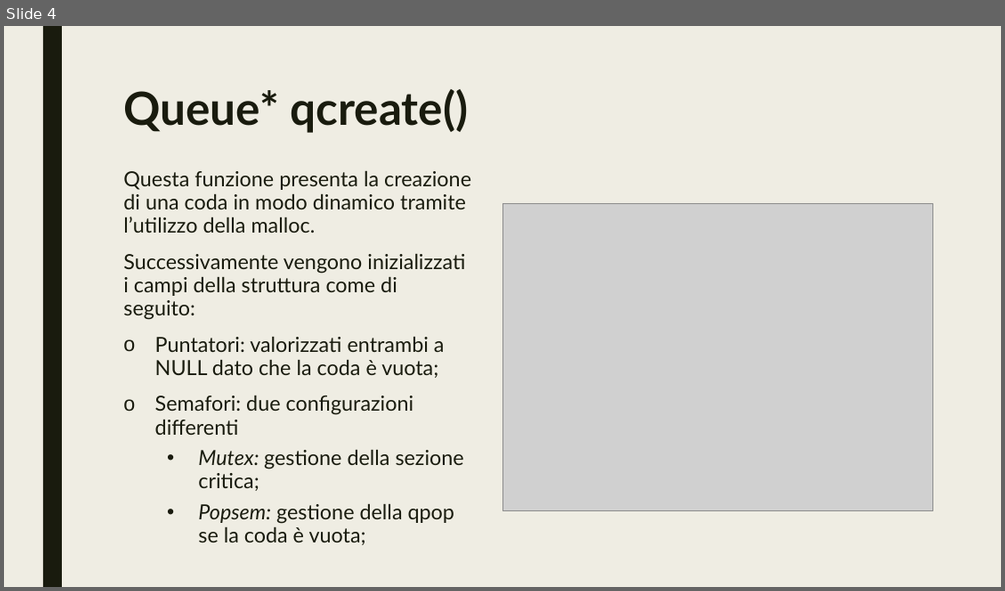
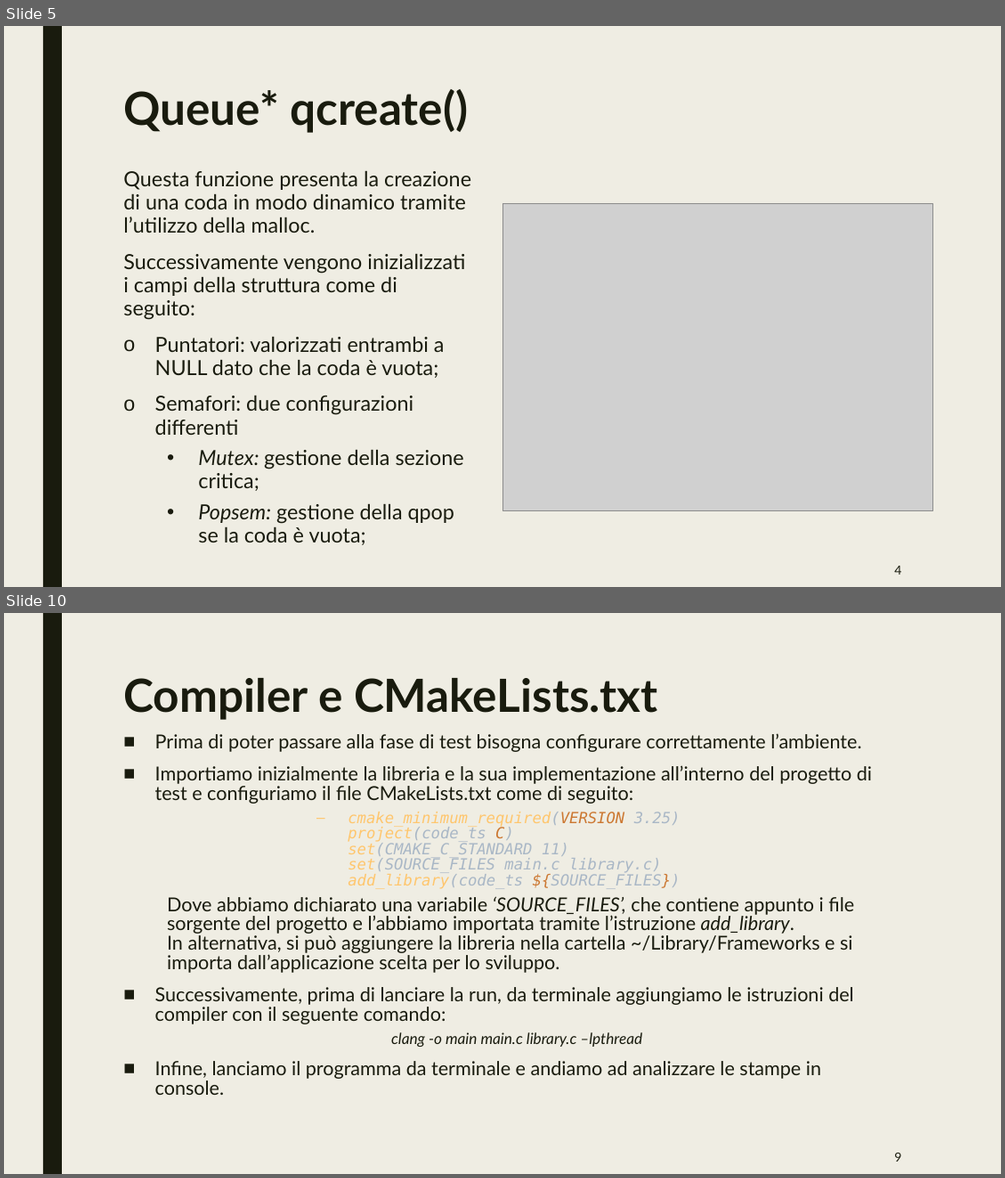
Before and after one commit to mleone21/RTES-Project, a slide deck: Presentazione progetto rtes.pptx. Shown one above the other, each under a label of ours: slide 4 before the commit, slides 5 and 10 after it; the slides between them are not shown. The pictures are 1005x591 and 1005x1178 pixels, drawn with LibreOffice and Linux fonts; fonts in the diff are those of the drawing; grey boxes stand for pictures. Boxes give left, top, right and bottom in pixels: in the first picture for what was removed or moved away, otherwise in the second. Text is boxed around its words. In the diff, an @@ line names an element or a change of style, - is before the commit and + after.

```diff
--- a/Presentazione progetto rtes.pptx
+++ b/Presentazione progetto rtes.pptx
@@ slide 10 added at bbox=[4, 613, 1001, 1174], background #EFEDE3; not listed: 1 template element that a slide beside it also shows @@
@@ title added at bbox=[123, 678, 658, 720], 44 pt, text #191B0E, bold @@
+Compiler e CMakeLists.txt
@@ text added at bbox=[155, 733, 872, 1094], 18.5 pt, text #191B0E @@
+■ Prima di poter passare alla fase di test bisogna configurare correttamente l’ambiente.
+■ Importiamo inizialmente la libreria e la sua implementazione all’interno del progetto di test e configuriamo il file CMakeLists.txt come di seguito:
+          – cmake_minimum_required(VERSION 3.25)
+            project(code_ts C)
+            set(CMAKE_C_STANDARD 11)
+            set(SOURCE_FILES main.c library.c)
+            add_library(code_ts ${SOURCE_FILES})
+  Dove abbiamo dichiarato una variabile ‘SOURCE_FILES’, che contiene appunto i file sorgente del progetto e l’abbiamo importata tramite l’istruzione add_library.
+  In alternativa, si può aggiungere la libreria nella cartella ~/Library/Frameworks e si importa dall’applicazione scelta per lo sviluppo.
+■ Successivamente, prima di lanciare la run, da terminale aggiungiamo le istruzioni del compiler con il seguente comando:
+          clang -o main main.c library.c –lpthread
+■ Infine, lanciamo il programma da terminale e andiamo ad analizzare le stampe in console.
@@ page number added at bbox=[894, 1152, 901, 1161], 12 pt, text #191B0E @@
+9
@@ what was slide 4 is now slide 5 @@
@@ slide 5 changed as well @@
@@ page number added at bbox=[894, 565, 901, 574], 12 pt, text #191B0E @@
+4
```
Also in this commit, not shown: 3 other slides changed, 12 other slides added, 9 slides removed.
